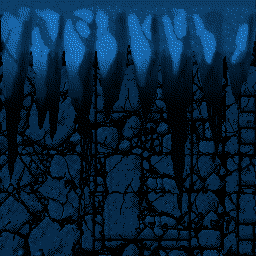
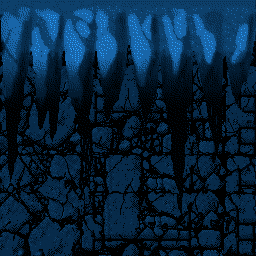
Before/after of a w=256, h=256 layered artwork. What changed in the layer stack:
painted on "Layer" over [78, 79, 245, 233]
